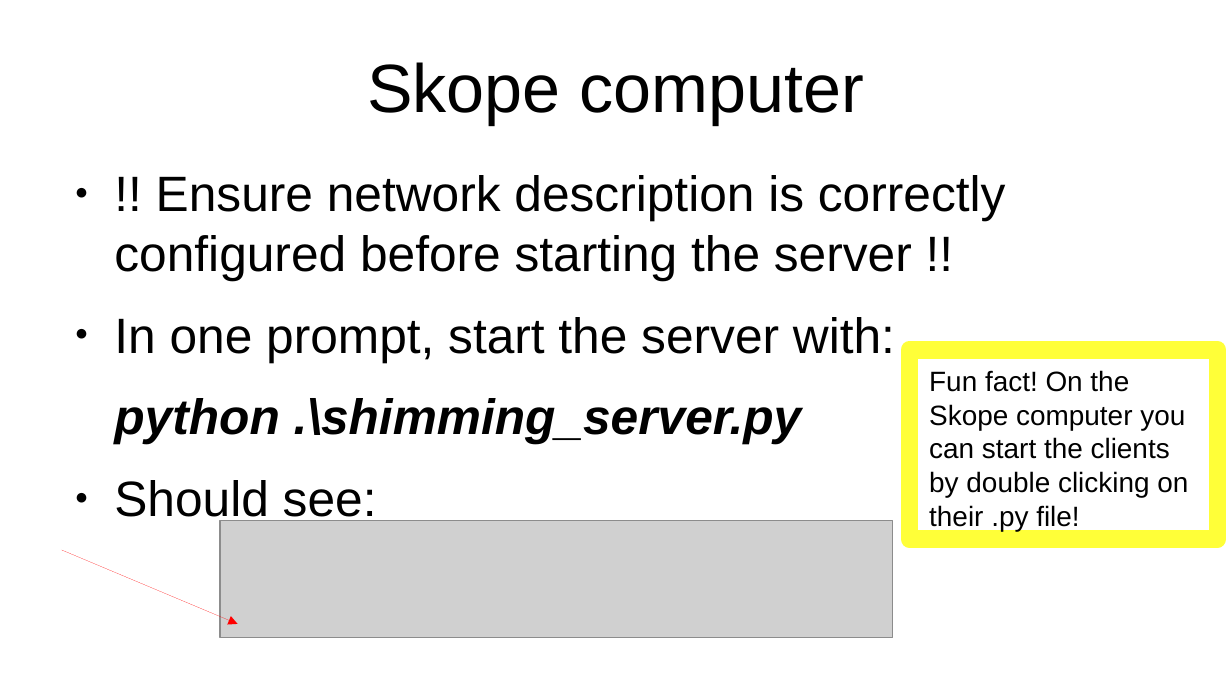
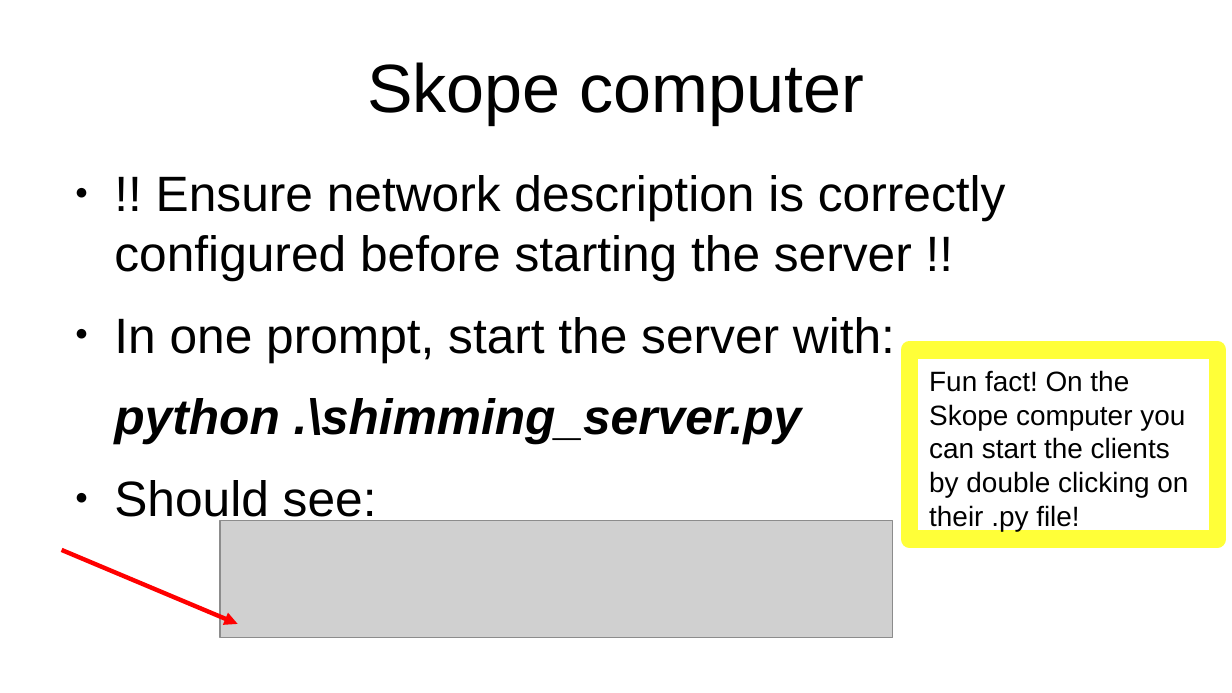
Before and after one commit to seventeenmagpie/skope-mrshim, a slide deck: slide 16 of shimmer/docs/user_guide_with_images.odp. Drawn at 1232x693 pixels with LibreOffice and Linux fonts; fonts in the diff are those of the drawing; grey boxes stand for pictures. Boxes give left, top, right and bottom in pixels: in the first picture for what was removed or moved away, otherwise in the second. Text is boxed around its words. In the diff, an @@ line names an element or a change of style, - is before the commit and + after.

```diff
--- a/shimmer/docs/user_guide_with_images.odp
+++ b/shimmer/docs/user_guide_with_images.odp
@@ arrow (61, 550) - (238, 624): stroke #FF0000 0 pt to #FF0000 2.83 pt @@
```
Also in this commit, not shown: 12 other slides changed, 4 slides added, 19 other files.
